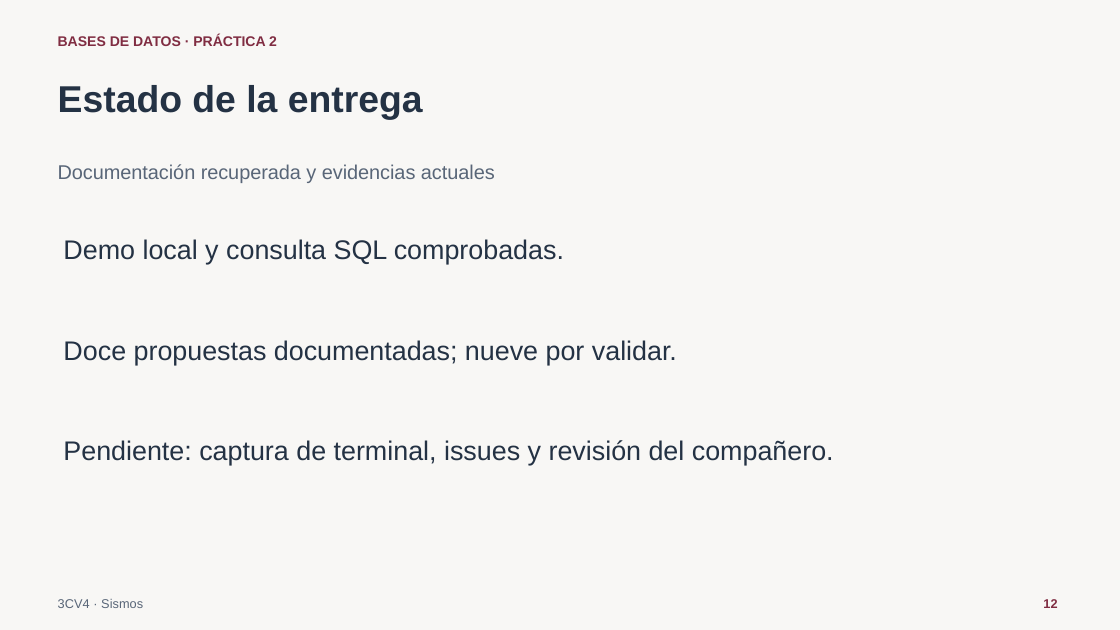
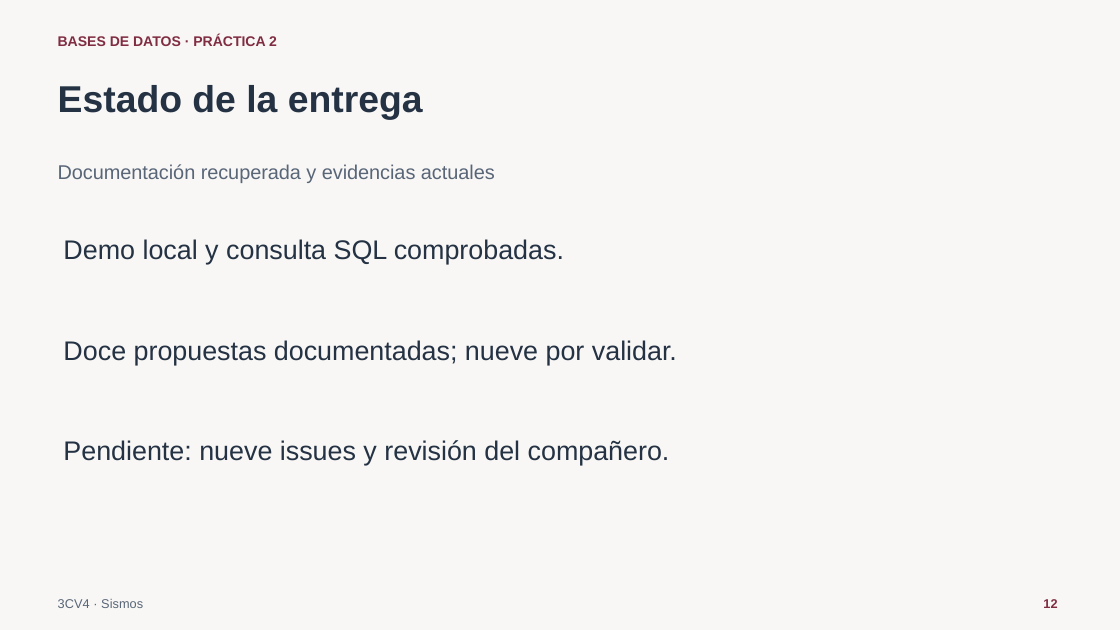
Before and after one commit to Samuel-Hdzx07/Proyecto-Asig-Sismos, a slide deck: slide 12 of exposicion/presentacion.pptx. Drawn at 1120x630 pixels with LibreOffice and Linux fonts; fonts in the diff are those of the drawing. Boxes give left, top, right and bottom in pixels: in the first picture for what was removed or moved away, otherwise in the second. Text is boxed around its words. In the diff, an @@ line names an element or a change of style, - is before the commit and + after.

Commit message:
Actualizacion de documentos e inclusion de captura docker

```diff
--- a/exposicion/presentacion.pptx
+++ b/exposicion/presentacion.pptx
@@ text at (x1=63, y1=440, x2=670, y2=465): text changed @@
-Pendiente: captura de terminal, issues y revisión del compañero.
+Pendiente: nueve issues y revisión del compañero.
```
Also in this commit, not shown: 7 other files.
